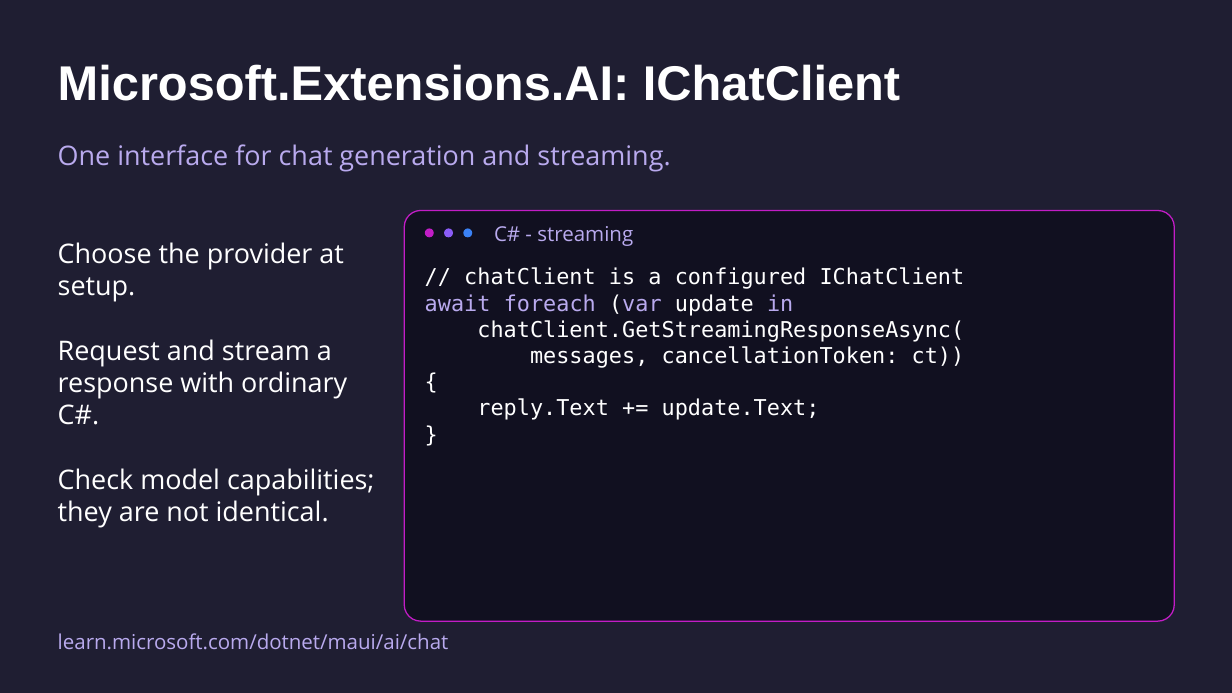
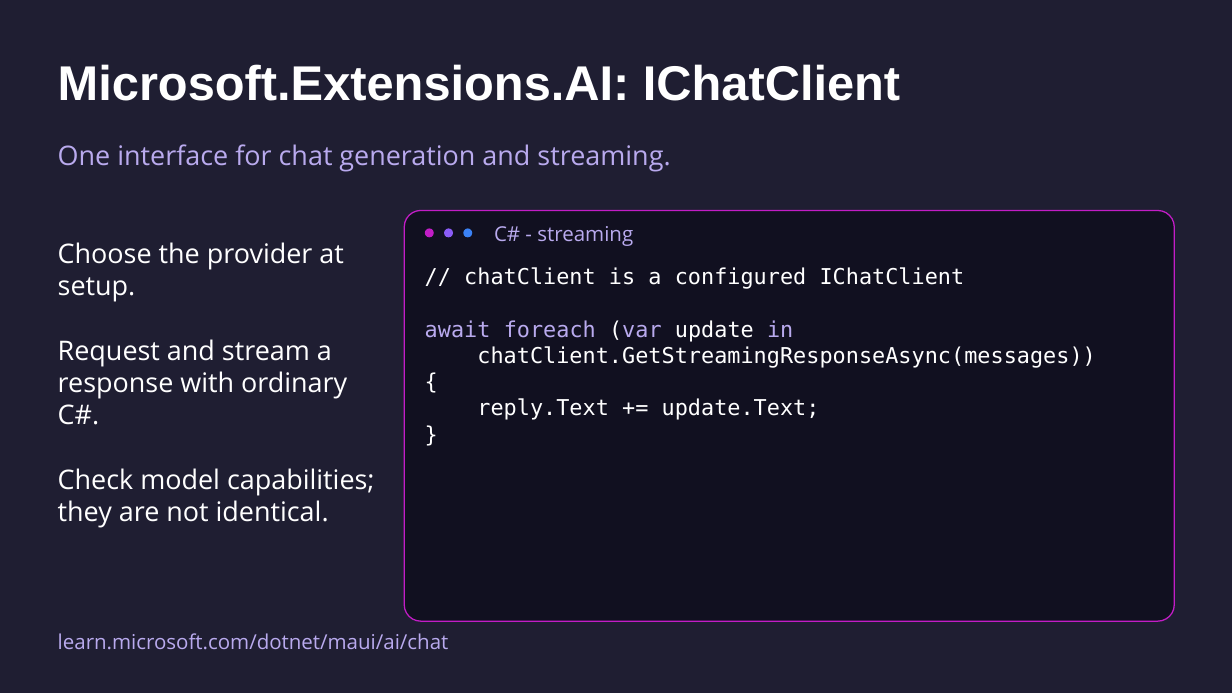
Before and after one commit to mattleibow/dotnetconf2026, a slide deck: slide 14 of slides.pptx. Drawn at 1232x693 pixels with LibreOffice and Linux fonts; fonts in the diff are those of the drawing. Boxes give left, top, right and bottom in pixels: in the first picture for what was removed or moved away, otherwise in the second. Text is boxed around its words. In the diff, an @@ line names an element or a change of style, - is before the commit and + after.

```diff
--- a/slides.pptx
+++ b/slides.pptx
@@ text at <box>477,346,1095,368</box>: text changed @@
-chatClient.GetStreamingResponseAsync(
-messages, cancellationToken: ct))
+chatClient.GetStreamingResponseAsync(messages))
```
Also in this commit, not shown: 14 other slides changed.
